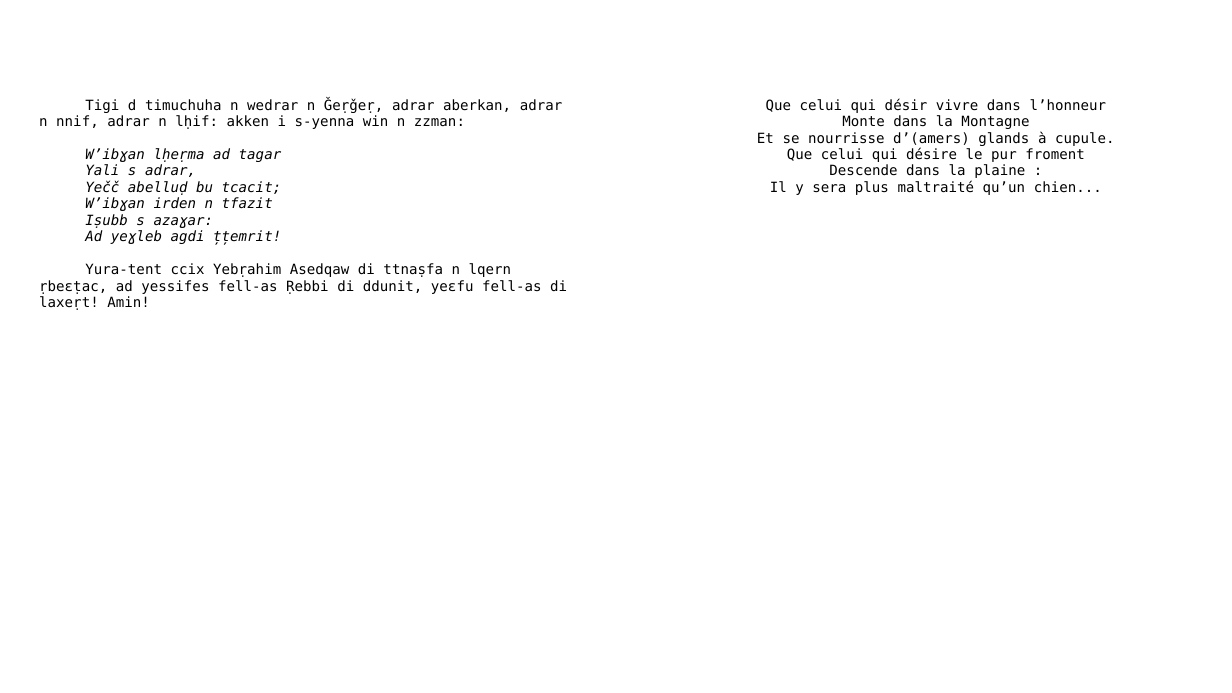
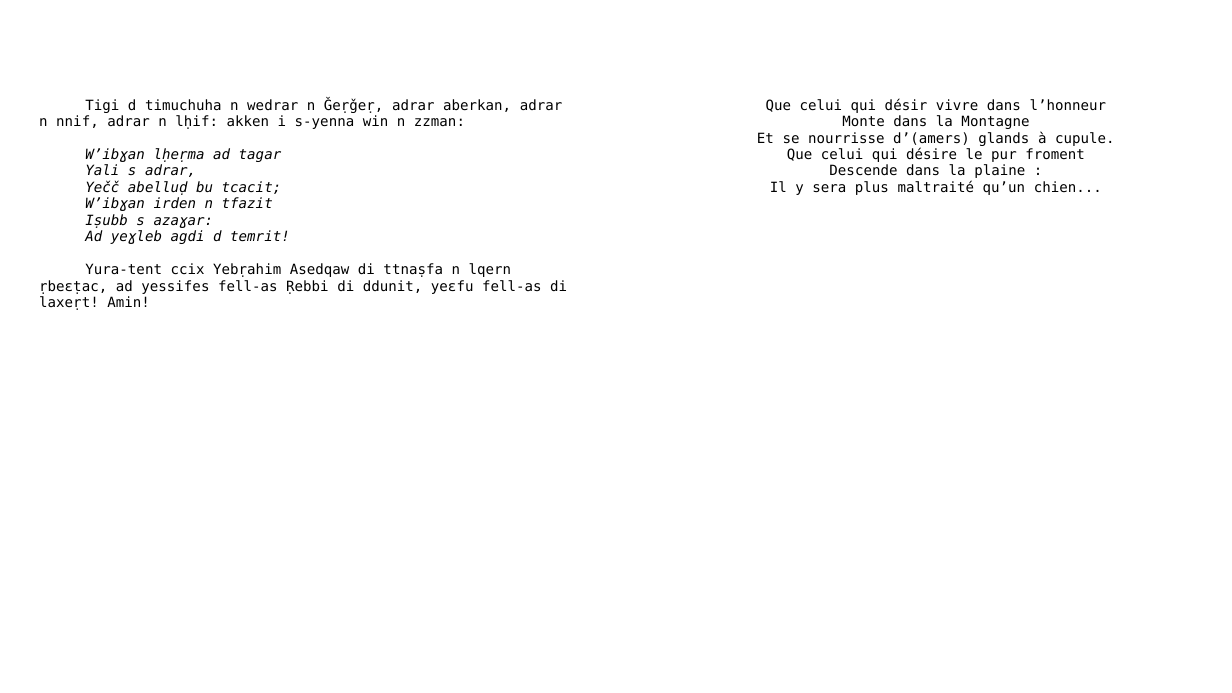
Before and after one commit to sferhah/tamacahut_n_wuccen, a slide deck: slide 2 of Uccen.ConsoleApp/uccen.pptx. Drawn at 1232x693 pixels with LibreOffice and Linux fonts; fonts in the diff are those of the drawing. Boxes give left, top, right and bottom in pixels: in the first picture for what was removed or moved away, otherwise in the second. Text is boxed around its words. In the diff, an @@ line names an element or a change of style, - is before the commit and + after.

```diff
--- a/Uccen.ConsoleApp/uccen.pptx
+++ b/Uccen.ConsoleApp/uccen.pptx
@@ table at [30,15,1205,668] @@
-row 3, column 1: Tigi d timuchuha n wedrar n Ǧeṛǧeṛ, adrar aberkan, adrar n nnif, adrar n lḥif: akken i s-yenna win n zzman: / W’ibɣan lḥeṛma ad tagar / Yali s adrar, / Yečč abelluḍ bu tcacit; / W’ibɣan irden n tfazit / Iṣubb s azaɣar: / Ad yeɣleb agdi țțemrit! / Yura-tent ccix Yebṛahim Asedqaw di ttnaṣfa n lqern ṛbeɛṭac, ad yessifes fell-as Ṛebbi di ddunit, yeɛfu fell-as di laxeṛt! Amin!
+row 3, column 1: Tigi d timuchuha n wedrar n Ǧeṛǧeṛ, adrar aberkan, adrar n nnif, adrar n lḥif: akken i s-yenna win n zzman: / W’ibɣan lḥeṛma ad tagar / Yali s adrar, / Yečč abelluḍ bu tcacit; / W’ibɣan irden n tfazit / Iṣubb s azaɣar: / Ad yeɣleb agdi d temrit! / Yura-tent ccix Yebṛahim Asedqaw di ttnaṣfa n lqern ṛbeɛṭac, ad yessifes fell-as Ṛebbi di ddunit, yeɛfu fell-as di laxeṛt! Amin!
```
Also in this commit, not shown: 5 other slides changed, 1 other file.
